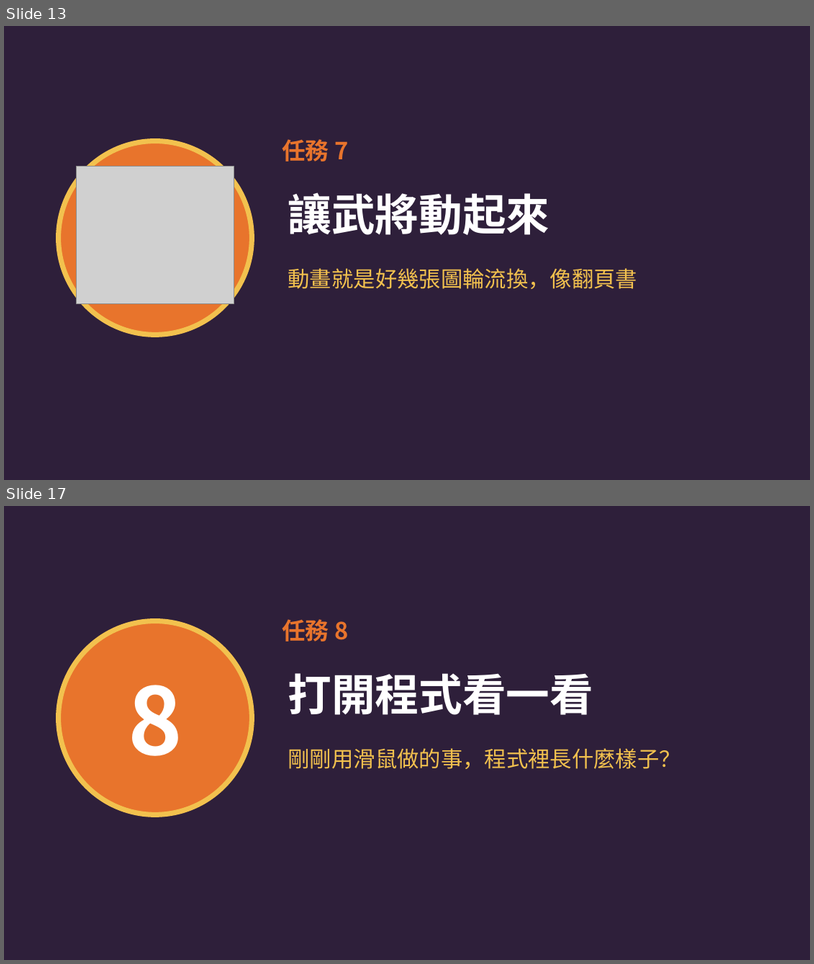
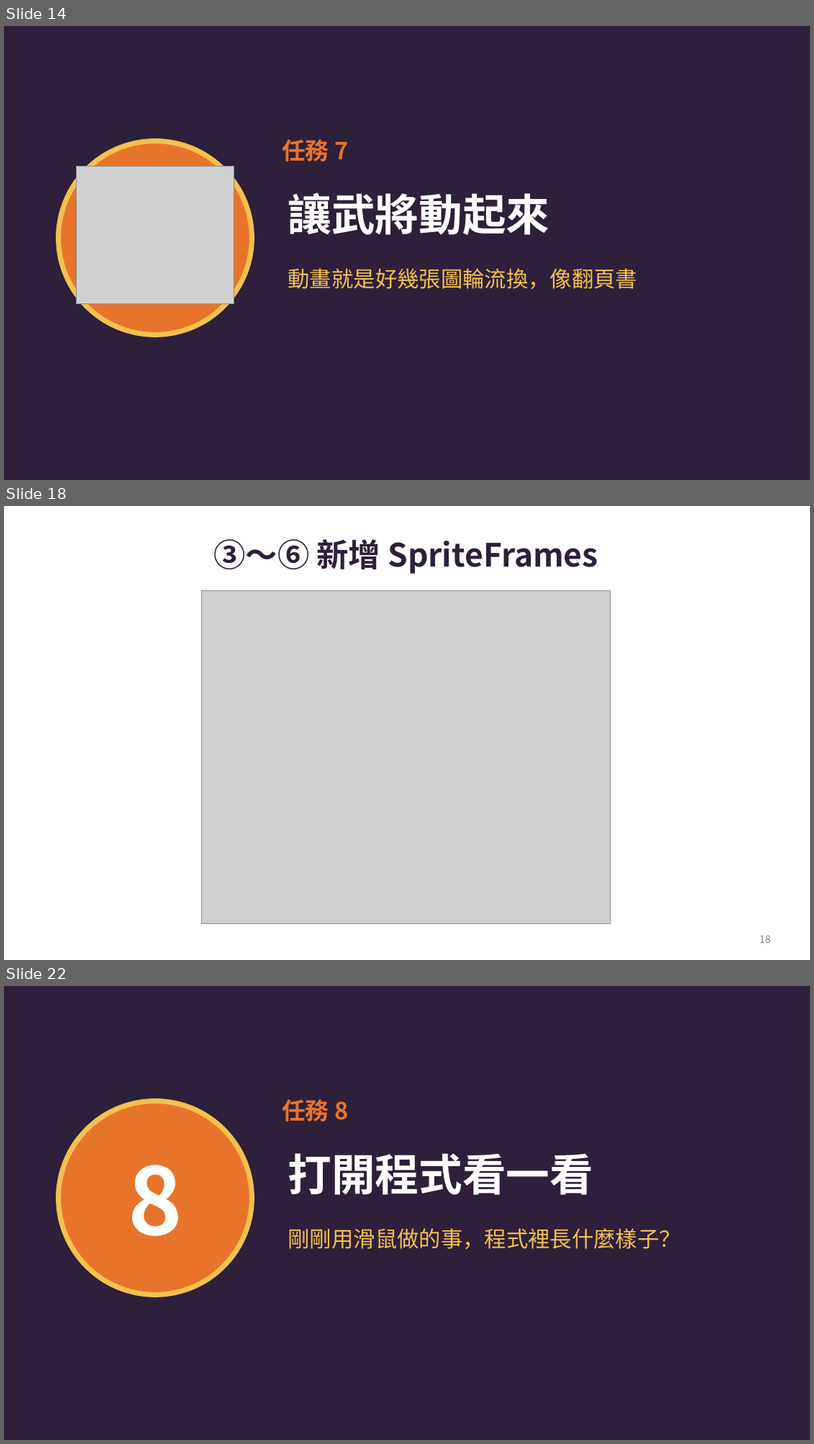
Before and after one commit to UJayJoAnDao/kid-game-course, a slide deck: 03-三國大亂鬥/課本/三國大亂鬥_中_我的武將動起來.pptx. Shown one above the other, each under a label of ours: slides 13 and 17 before the commit, slides 14, 18 and 22 after it; the slides between them are not shown. The pictures are 814x964 and 814x1444 pixels, drawn with LibreOffice and Linux fonts; fonts in the diff are those of the drawing; grey boxes stand for pictures. Boxes give left, top, right and bottom in pixels: in the first picture for what was removed or moved away, otherwise in the second. Text is boxed around its words. In the diff, an @@ line names an element or a change of style, - is before the commit and + after.

```diff
--- a/03-三國大亂鬥/課本/三國大亂鬥_中_我的武將動起來.pptx
+++ b/03-三國大亂鬥/課本/三國大亂鬥_中_我的武將動起來.pptx
@@ slide 18 added at (4,506,810,960), background #FFFFFF @@
@@ title added at (214,539,598,574), 38 pt, text #2E1F3A, bold @@
+③～⑥ 新增 SpriteFrames
@@ picture added at (201,591,611,924) @@
@@ page number added at (760,934,772,942), 12 pt, text #8A7F90 @@
+18
@@ what was slide 13 is now slide 14 @@
@@ what was slide 17 is now slide 22 @@
```
Also in this commit, not shown: 5 slides changed, 4 other slides added, 5 other files.
